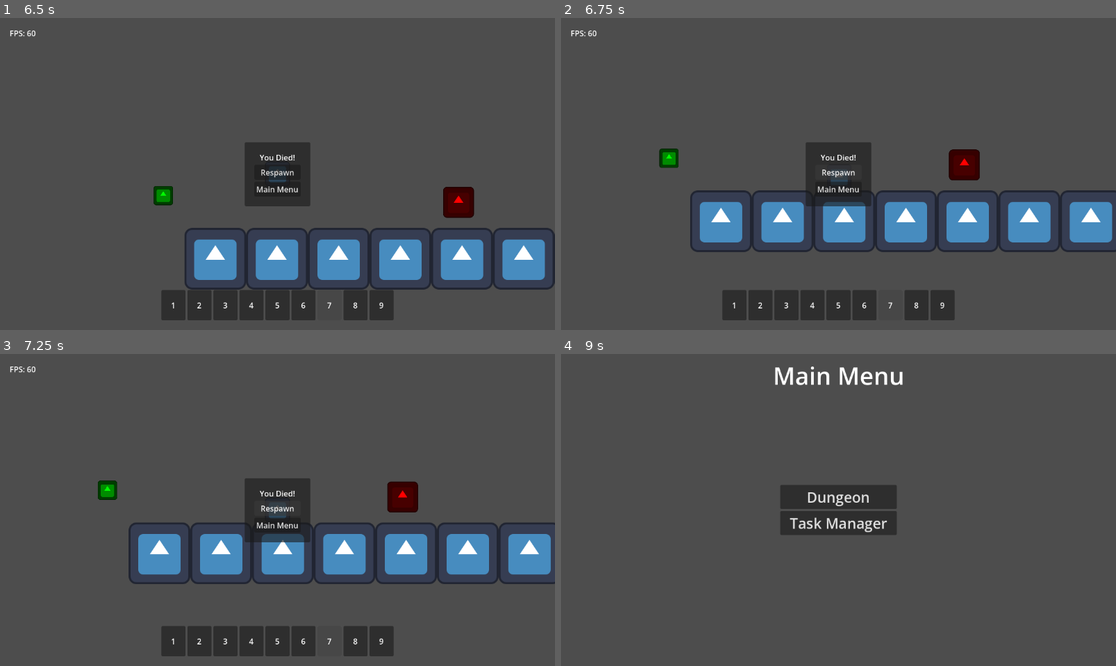
Above: before the commit, frames 1-4 (two rows, left to right).
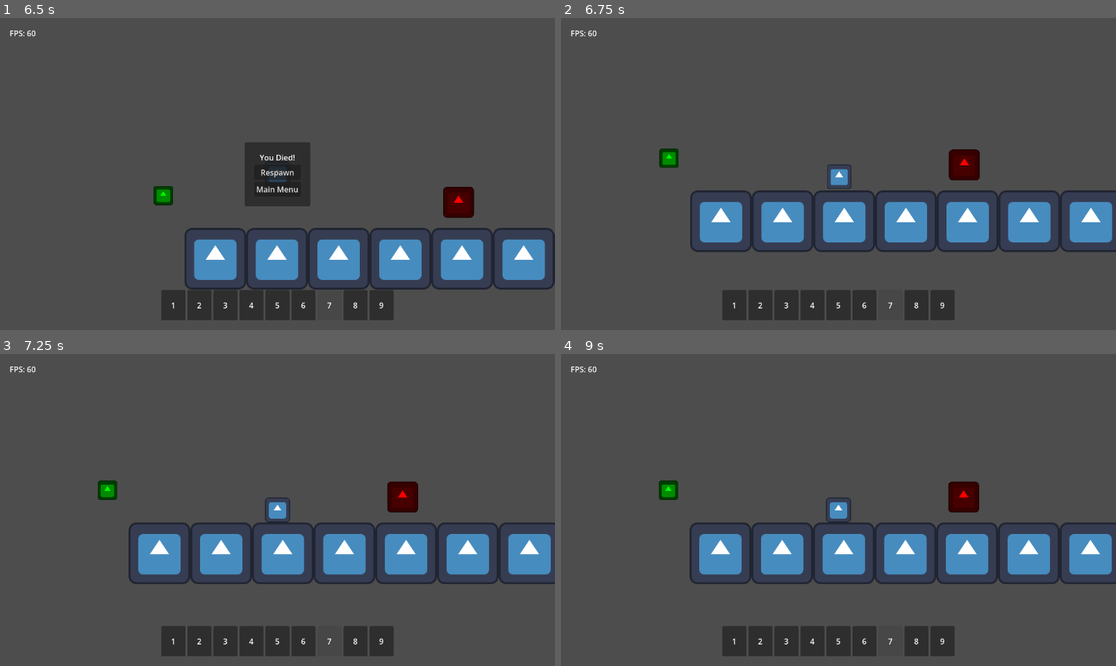
Above: after the commit, the same moments.

Repository: TheHumanMRP/RPG-Life-Tracker
Game: Godot game, scene res://Folders/Systems/Main/Scenes/main_scene.tscn
The game is run twice, just before and just after one commit, with the same random seed, the same clock (stepped at 60 frames per second) and the same inputs. The engine's default icon, where the game draws it, is replaced by a stand-in: a white triangle on a blue panel in a dark square.
Inputs (mouse positions are in pixels of both pictures, inside the frame that each line leads up to):
- Up to frame 1 (6.5 s): click "Dungeon" at 0.5 s; move the mouse to (172, 305) at 1.27 s; hold D (move_right) 1.28-2.78 s; tap T (add_test_sword) every 1.5 s from 1.35 to 5.85 s; click (172, 305) at 1.42 s; tap Space (jump) at 1.52, 2.27, 3.77, 4.52, 5.27 s; move the mouse to (199, 305) at 2.02 s; tap E (equip_item) at 2.1, 3.6, 5.1 s; click (199, 305) at 2.17 s; move the mouse to (227, 305) at 2.77 s; hold A (move_left) 2.78-3.53 s; click (227, 305) at 2.92 s; move the mouse to (249, 305) at 3.52 s; hold D (move_right) 3.53-5.03 s; click (249, 305) at 3.67 s; move the mouse to (277, 305) at 4.27 s; click (277, 305) at 4.42 s; tap R (respawn) at 4.9 s; move the mouse to (305, 305) at 5.02 s; hold A (move_left) 5.03-5.78 s; click (305, 305) at 5.17 s; move the mouse to (327, 305) at 5.77 s; hold D (move_right) from 5.78 s (still down); click (327, 305) at 5.92 s
- Up to frame 2 (6.75 s): release D (move_right) at 6.5 s; click "Respawn" at 6.5 s
- Up to frame 3 (7.25 s): no input
- Up to frame 4 (9 s): click (838, 506) at 7.25 s, where only the run before the commit has a clickable "Respawn"; click (838, 506) at 8 s, where only the run before the commit has a clickable "Respawn"; click (838, 525) at 8.75 s, where only the run before the commit has a clickable "Main Menu"

Frame 1 is identical in both runs. In frame 2, 2.1% of the frame differs, in the area x 44-56%, y 39-61%; in frame 3, 2.1%; in frame 4, 16%, in the area x 1-100%, y 4-97%.
Error in both runs: Invalid access to property or key 'info_getter' on a base object of type 'Node (global.gd)'. (res://Folders/Systems/Inventory_System/Scripts/Inventory/all_glob…

Commit message:
Auto commit at 2026-09-20 12:32:52

Diff:
--- a/Folders/Systems/Dungeon_Related/Death_Menu/death_menu.gd
+++ b/Folders/Systems/Dungeon_Related/Death_Menu/death_menu.gd
@@ -1,10 +1,8 @@
 extends CanvasLayer
 
-@onready var respawn_button: Button = $%Respawn_Button
-@onready var main_menu_button: Button = $%Main_Menu_Button
-@onready var you_died_label: Label = $%You_Died_Label
-
-@export var death_menu_panel_container: PanelContainer
+@export var respawn_button: Button
+@export var main_menu_button: Button
+@export var you_died_label: Label
 
 func _ready() -> void:
 	print("\nDeath Menu: _ready func called")
@@ -39,6 +37,7 @@
 
 	set_global_state_dungeon_playing()
 
+	self.hide()
 
 	print("\nDeath Menu: Respawn Button Pressed")
 
--- a/Folders/Systems/Dungeon_Related/Death_Menu/death_menu.tscn
+++ b/Folders/Systems/Dungeon_Related/Death_Menu/death_menu.tscn
@@ -2,8 +2,11 @@
 
 [ext_resource type="Script" uid="uid://c85obb5b7y12q" path="res://Folders/Systems/Dungeon_Related/Death_Menu/death_menu.gd" id="1_dd6n6"]
 
-[node name="DeathMenu" type="CanvasLayer" unique_id=1799669249]
+[node name="DeathMenu" type="CanvasLayer" unique_id=1799669249 node_paths=PackedStringArray("respawn_button", "main_menu_button", "you_died_label")]
 script = ExtResource("1_dd6n6")
+respawn_button = NodePath("Death_Menu_Panel_Container/MarginContainer/VBoxContainer/Respawn_Button")
+main_menu_button = NodePath("Death_Menu_Panel_Container/MarginContainer/VBoxContainer/Main_Menu_Button")
+you_died_label = NodePath("Death_Menu_Panel_Container/MarginContainer/VBoxContainer/You_Died_Label")
 
 [node name="Death_Menu_Panel_Container" type="PanelContainer" parent="." unique_id=156337057]
 unique_name_in_owner = true
